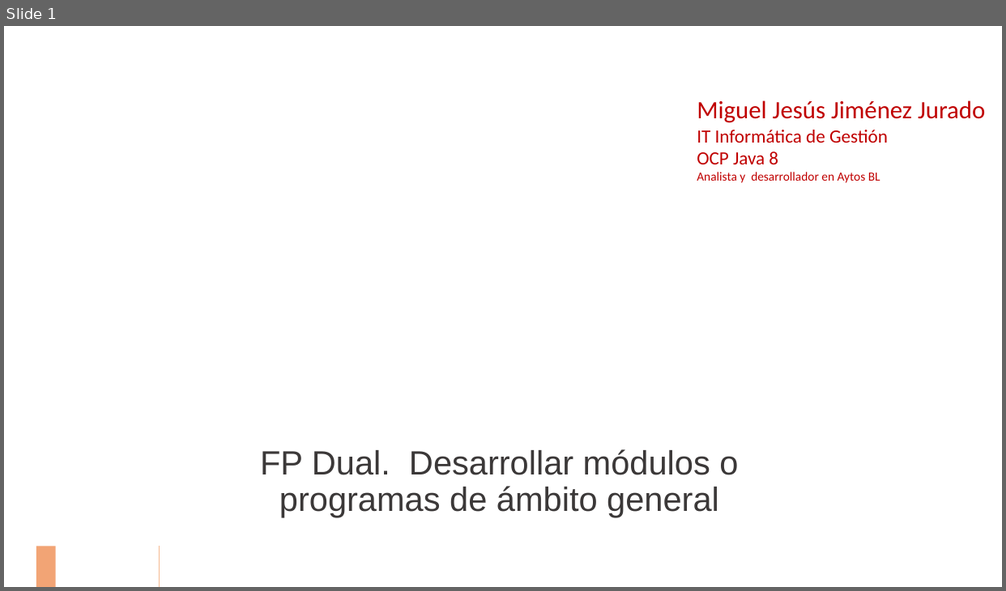
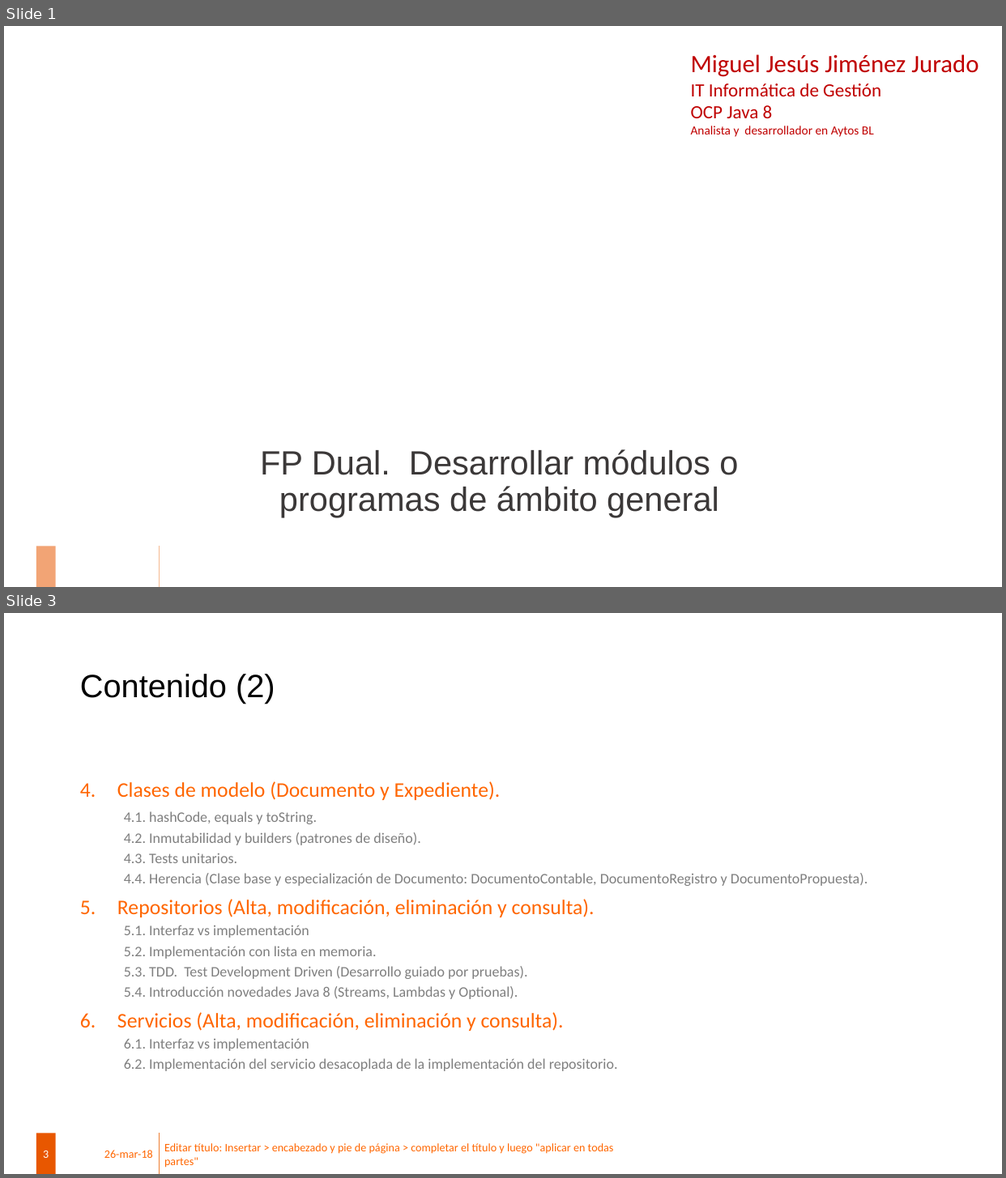
Before and after one commit to mjim79/eadmin, a slide deck: FP Dual - Desarrollar módulos o programas de ámbito general.pptx. Shown one above the other, each under a label of ours: slide 1 before the commit, slides 1 and 3 after it; the slides between them are not shown. The pictures are 1006x591 and 1006x1178 pixels, drawn with LibreOffice and Linux fonts; fonts in the diff are those of the drawing; background and template pictures are left out. Boxes give left, top, right and bottom in pixels: in the first picture for what was removed or moved away, otherwise in the second. Text is boxed around its words. In the diff, an @@ line names an element or a change of style, - is before the commit and + after.

Commit message:
Actualziada ppt y añadido POST al controller para eliminar documentos

```diff
--- a/FP Dual - Desarrollar módulos o programas de ámbito general.pptx
+++ b/FP Dual - Desarrollar módulos o programas de ámbito general.pptx
@@ slide 3 added at (4,613,1002,1174), background #FFFFFF; not listed: 2 template elements that a slide beside it also shows @@
@@ title added at (80,674,275,704), 31 pt, text #000000 @@
+Contenido (2)
@@ text added at (117,781,867,1071), 14 pt, text #7F7F7F @@
+4. Clases de modelo (Documento y Expediente).
+  4.1. hashCode, equals y toString.
+  4.2. Inmutabilidad y builders (patrones de diseño).
+  4.3. Tests unitarios.
+  4.4. Herencia (Clase base y especialización de Documento: DocumentoContable, DocumentoRegistro y DocumentoPropuesta).
+5. Repositorios (Alta, modificación, eliminación y consulta).
+  5.1. Interfaz vs implementación
+  5.2. Implementación con lista en memoria.
+  5.3. TDD. Test Development Driven (Desarrollo guiado por pruebas).
+  5.4. Introducción novedades Java 8 (Streams, Lambdas y Optional).
+6. Servicios (Alta, modificación, eliminación y consulta).
+  6.1. Interfaz vs implementación
+  6.2. Implementación del servicio desacoplada de la implementación del repositorio.
@@ text added at (164,1144,614,1168), 11 pt, text #FF6600 @@
+Editar título: Insertar > encabezado y pie de página > completar el título y luego "aplicar en todas partes"
@@ page number added at (43,1151,49,1158), 11 pt, text #FFFFFF @@
+3
@@ text added at (104,1150,153,1158), 11 pt, text #FF6600 @@
+26-mar-18
@@ slide 1 changed as well @@
@@ text "Miguel Jesús Jiménez Jurado": place and size @@
-text "Miguel Jesús Jiménez Jurado" at (697,101,985,183)
+text "Miguel Jesús Jiménez Jurado" at (691,54,978,137)
```
Also in this commit, not shown: 1 other slide changed, 1 other slide added, 1 other file.
